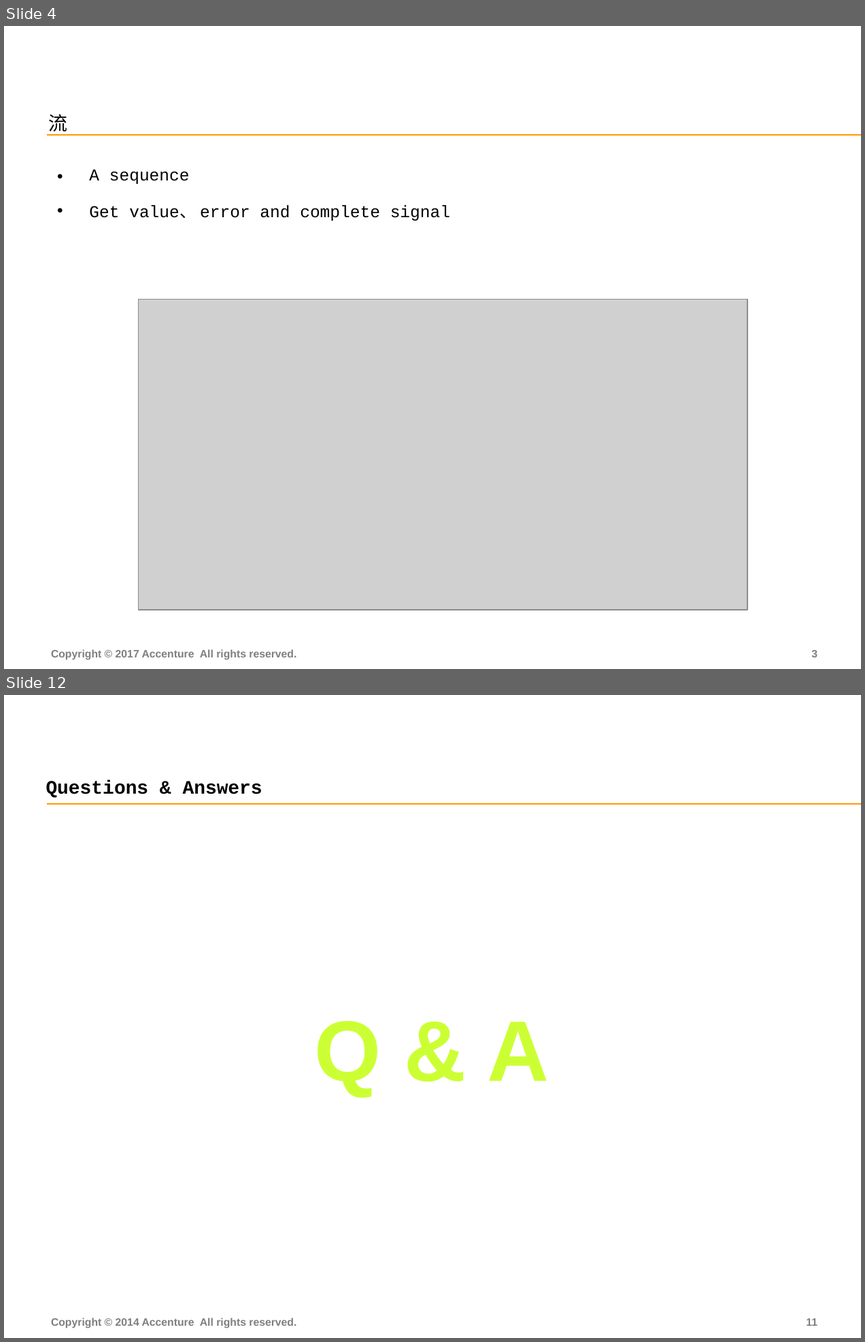
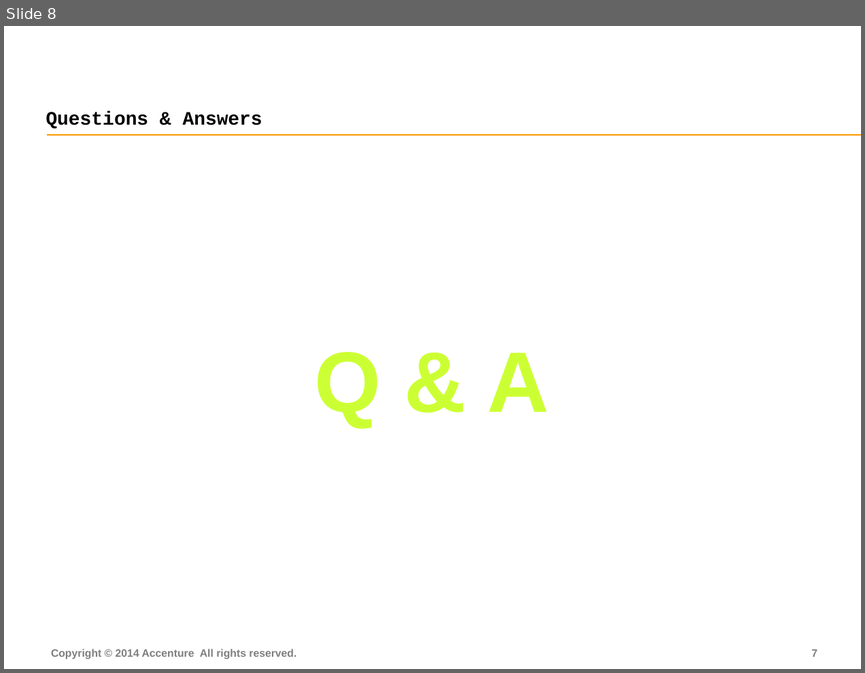
Before and after one commit to FS-Angular-Interest-Group/AngularTraining, a slide deck: PPT/10-Accenture-FS-Animation.pptx. Shown one above the other, each under a label of ours: slides 4 and 12 before the commit, slide 8 after it; the slides between them are not shown. The pictures are 865x1342 and 865x673 pixels, drawn with LibreOffice and Linux fonts; fonts in the diff are those of the drawing; grey boxes stand for pictures. Boxes give left, top, right and bottom in pixels: in the first picture for what was removed or moved away, otherwise in the second. Text is boxed around its words. In the diff, an @@ line names an element or a change of style, - is before the commit and + after.

```diff
--- a/PPT/10-Accenture-FS-Animation.pptx
+++ b/PPT/10-Accenture-FS-Animation.pptx
@@ slide 4 removed at box(4, 26, 861, 669), background #FFFFFF; not listed: 1 template element that a slide beside it also shows @@
@@ title removed at box(49, 114, 68, 135) @@
-流
@@ table removed at box(49, 154, 762, 223), 1 rows, 1 columns @@
-A sequence / Get value、 error and complete signal
@@ picture removed at box(139, 299, 748, 609) @@
@@ text removed at box(51, 649, 296, 659) @@
-Copyright © 2017 Accenture All rights reserved.
@@ page number removed at box(811, 650, 817, 657) @@
-3
@@ what was slide 12 is now slide 8 @@
@@ page number at box(811, 649, 817, 656): text changed @@
-11
+7
```
Also in this commit, not shown: 3 slides changed, 4 slides added, 7 other slides removed.
